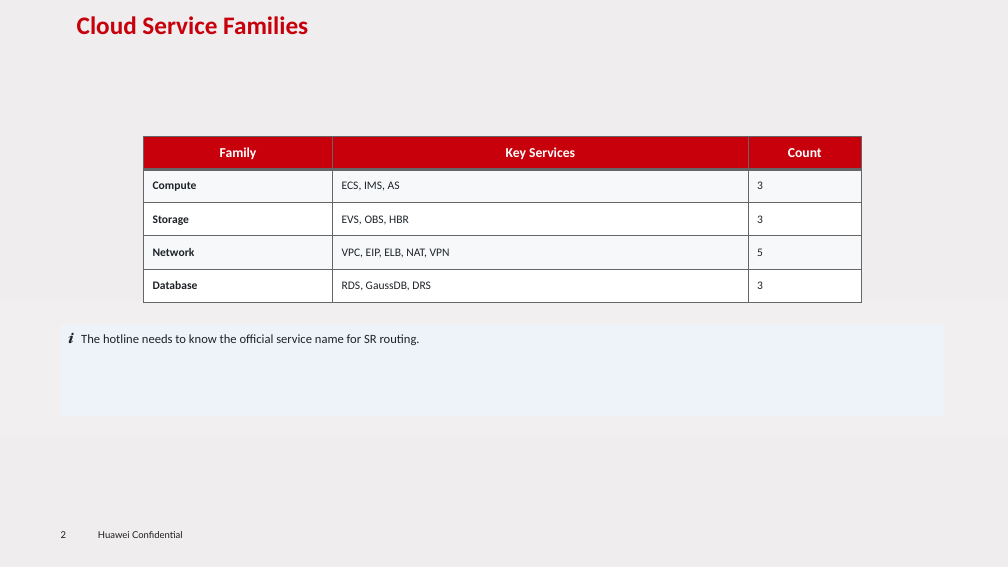
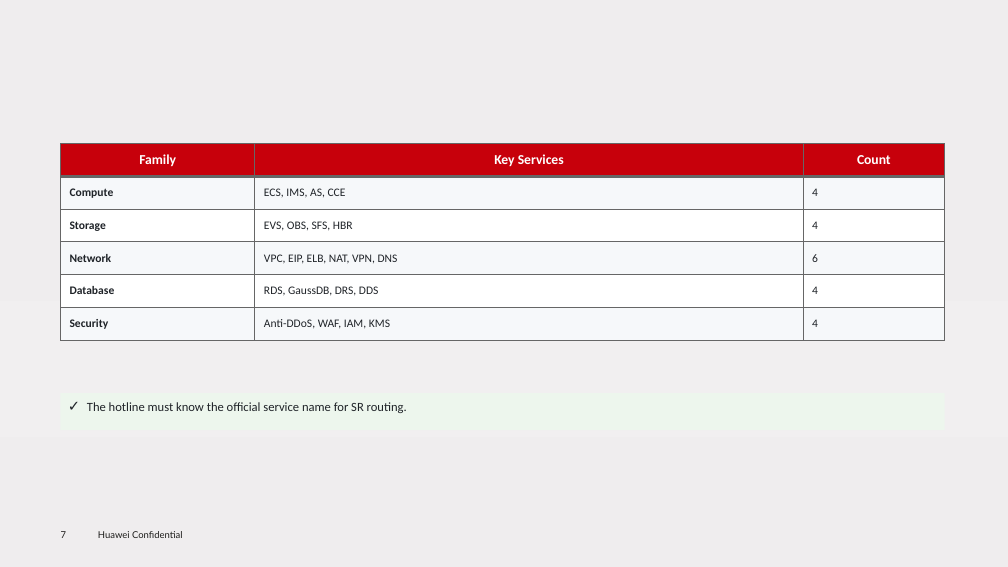
Before and after one commit to RaulMyron/Huawei-doc-templates, a slide deck: slide 7 of examples/ppt/en/sample-en.pptx (slide 2 before the commit). Drawn at 1008x567 pixels with LibreOffice and Linux fonts; fonts in the diff are those of the drawing; background and template pictures are left out. Boxes give left, top, right and bottom in pixels: in the first picture for what was removed or moved away, otherwise in the second. Text is boxed around its words. In the diff, an @@ line names an element or a change of style, - is before the commit and + after.

Commit message:
PPT library: flowcharts, auto-size callouts, table overflow fix, title positioning
- Add flowchart helpers: flow_box, flow_arrow, flow_decision,
  flowchart_vertical, flowchart_horizontal
- Callout boxes: dynamic height based on text length, no footer overlap
- Tables: auto-calculate column widths from content, prevent overflow,
  reduce font size for many columns
- Lower content slide titles (top=0.35 instead of template default)
- Add FOOTER_Y and MAX_CONTENT_Y constants
- Increase TOP_CONTENT to 1.7 for more space below titles

```diff
--- a/examples/ppt/en/sample-en.pptx
+++ b/examples/ppt/en/sample-en.pptx
@@ title removed at (77, 16, 308, 34) @@
-Cloud Service Families
@@ table at (60, 144, 944, 340) @@
-row 2: Compute | ECS, IMS, AS | 3
-row 3: Storage | EVS, OBS, HBR | 3
-row 4: Network | VPC, EIP, ELB, NAT, VPN | 5
-row 5: Database | RDS, GaussDB, DRS | 3
+row 2: Compute | ECS, IMS, AS, CCE | 4
+row 3: Storage | EVS, OBS, SFS, HBR | 4
+row 4: Network | VPC, EIP, ELB, NAT, VPN, DNS | 6
+row 5: Database | RDS, GaussDB, DRS, DDS | 4
+row 6: Security | Anti-DDoS, WAF, IAM, KMS | 4
@@ table: place and size @@
-table at (144, 136, 861, 302)
+table at (60, 144, 944, 340)
@@ text at (87, 402, 407, 413): text changed @@
-ℹ The hotline needs to know the official service name for SR routing.
+✓ The hotline must know the official service name for SR routing.
@@ page number at (61, 531, 66, 538): text changed @@
-2
+7
```
Also in this commit, not shown: 1 other slide changed, 22 slides added, 1 slide removed, 7 other files.
